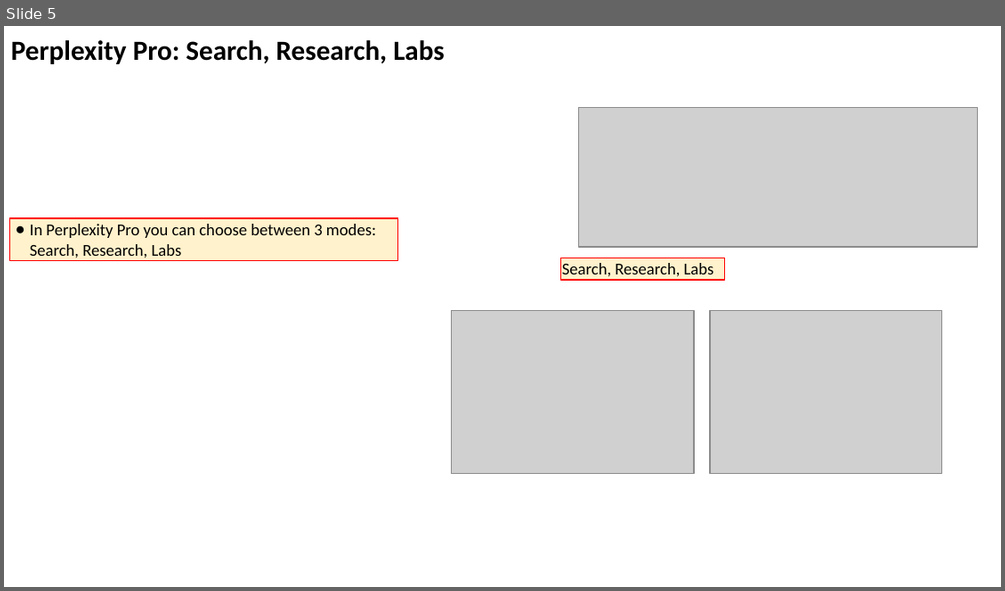
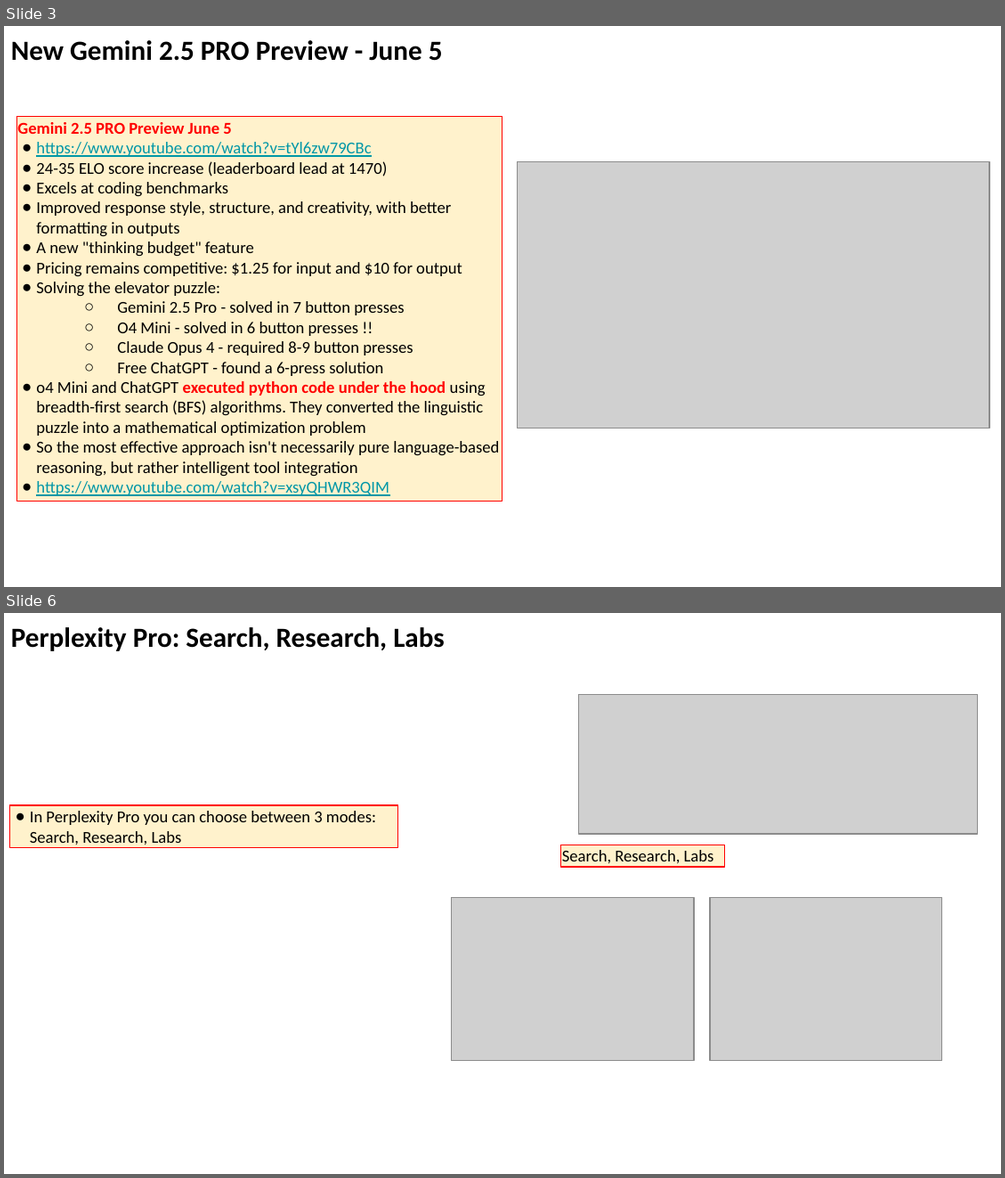
Before and after one commit to lselector/seminar, a slide deck: 2025/2025-06-06-AI-Updates.pptx. Shown one above the other, each under a label of ours: slide 5 before the commit, slides 3 and 6 after it; the slides between them are not shown. The pictures are 1005x591 and 1005x1178 pixels, drawn with LibreOffice and Linux fonts; fonts in the diff are those of the drawing; grey boxes stand for pictures. Boxes give left, top, right and bottom in pixels: in the first picture for what was removed or moved away, otherwise in the second. Text is boxed around its words. In the diff, an @@ line names an element or a change of style, - is before the commit and + after.

```diff
--- a/2025/2025-06-06-AI-Updates.pptx
+++ b/2025/2025-06-06-AI-Updates.pptx
@@ slide 3 added at (x1=4, y1=26, x2=1001, y2=587), background #FFFFFF @@
@@ text added at (x1=11, y1=40, x2=443, y2=61), 20 pt, text #000000, bold @@
+New Gemini 2.5 PRO Preview - June 5
@@ rectangle added at (x1=17, y1=117, x2=502, y2=501), fill #FFF2CC, outline #FF0000 0.75 pt, 12 pt, text #000000 @@
+Gemini 2.5 PRO Preview June 5
+● https://www.youtube.com/watch?v=tYl6zw79CBc
+● 24-35 ELO score increase (leaderboard lead at 1470)
+● Excels at coding benchmarks
+● Improved response style, structure, and creativity, with better formatting in outputs
+● A new "thinking budget" feature
+● Pricing remains competitive: $1.25 for input and $10 for output
+● Solving the elevator puzzle:
+  ○ Gemini 2.5 Pro - solved in 7 button presses
+  ○ O4 Mini - solved in 6 button presses !!
+  ○ Claude Opus 4 - required 8-9 button presses
+  ○ Free ChatGPT - found a 6-press solution
+● o4 Mini and ChatGPT executed python code under the hood using breadth-first search (BFS) algorithms. They converted the linguistic puzzle into a mathematical optimization problem
+● So the most effective approach isn't necessarily pure language-based reasoning, but rather intelligent tool integration
+● https://www.youtube.com/watch?v=xsyQHWR3QIM
@@ picture added at (x1=518, y1=161, x2=990, y2=426) @@
@@ what was slide 5 is now slide 6 @@
```
Also in this commit, not shown: 7 slides changed, 7 other slides added.
